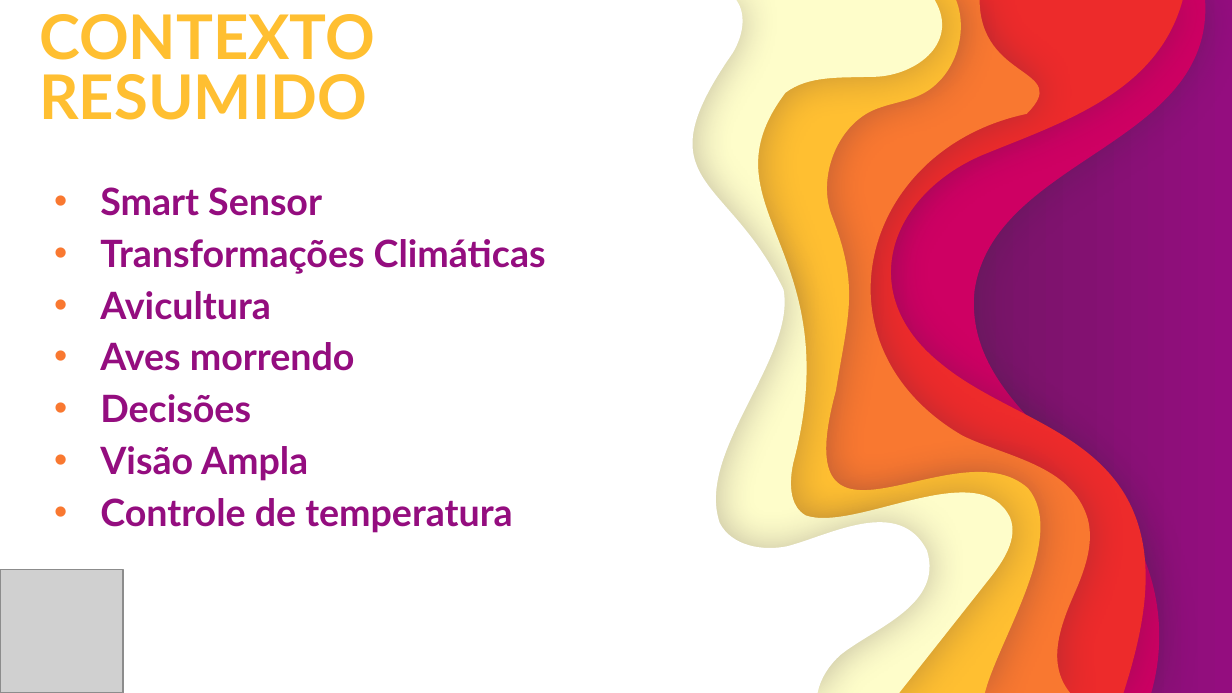
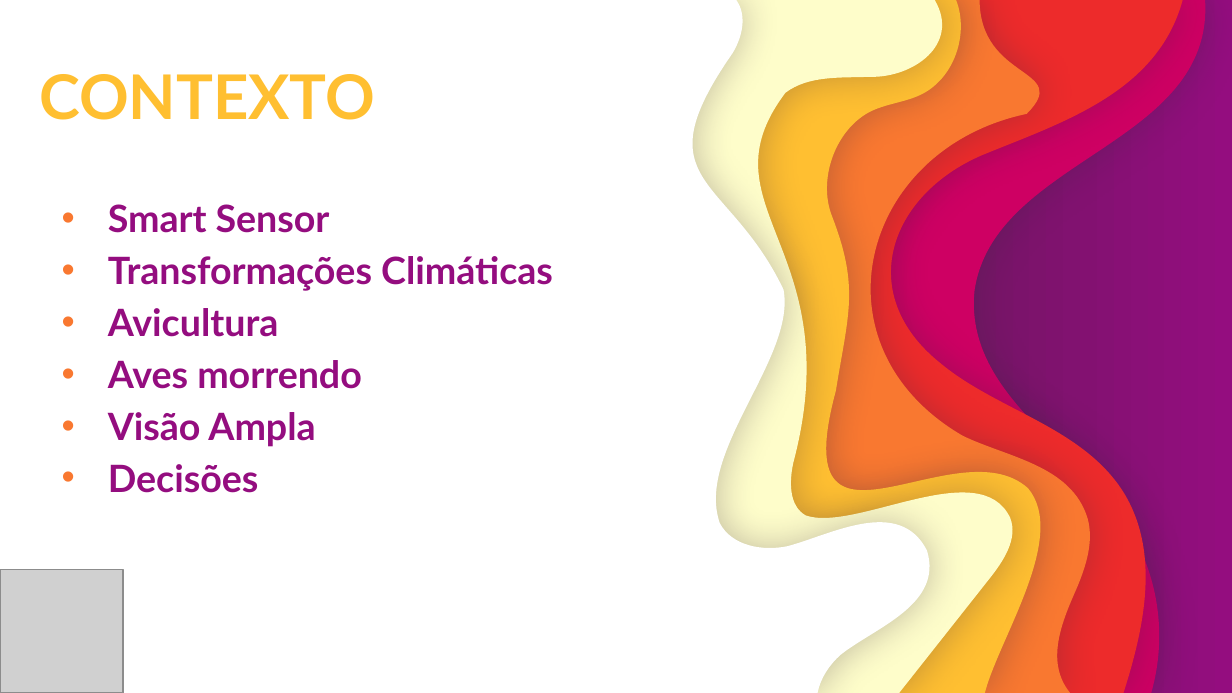
Before and after one commit to GustavoQuaresma/TECCHICKEN-DOCUMENTACAO, a slide deck: slide 3 of SPRINT2/slide pi.pptx. Drawn at 1232x693 pixels with LibreOffice and Linux fonts; fonts in the diff are those of the drawing; grey boxes stand for pictures. Boxes give left, top, right and bottom in pixels: in the first picture for what was removed or moved away, otherwise in the second. Text is boxed around its words. In the diff, an @@ line names an element or a change of style, - is before the commit and + after.

```diff
--- a/SPRINT2/slide pi.pptx
+++ b/SPRINT2/slide pi.pptx
@@ title at box(39, 74, 375, 120): text changed @@
-CONTEXTO RESUMIDO
+CONTEXTO
@@ subtitle "Smart Sensor": place and size @@
-subtitle "Smart Sensor" at box(100, 187, 546, 533)
+subtitle "Smart Sensor" at box(108, 204, 553, 493)
@@ subtitle at box(108, 412, 315, 447): paragraph added @@
+• Visão Ampla
@@ subtitle at box(100, 446, 512, 533): paragraphs removed @@
-• Visão Ampla
-• Controle de temperatura
```
Also in this commit, not shown: 1 other slide changed.
